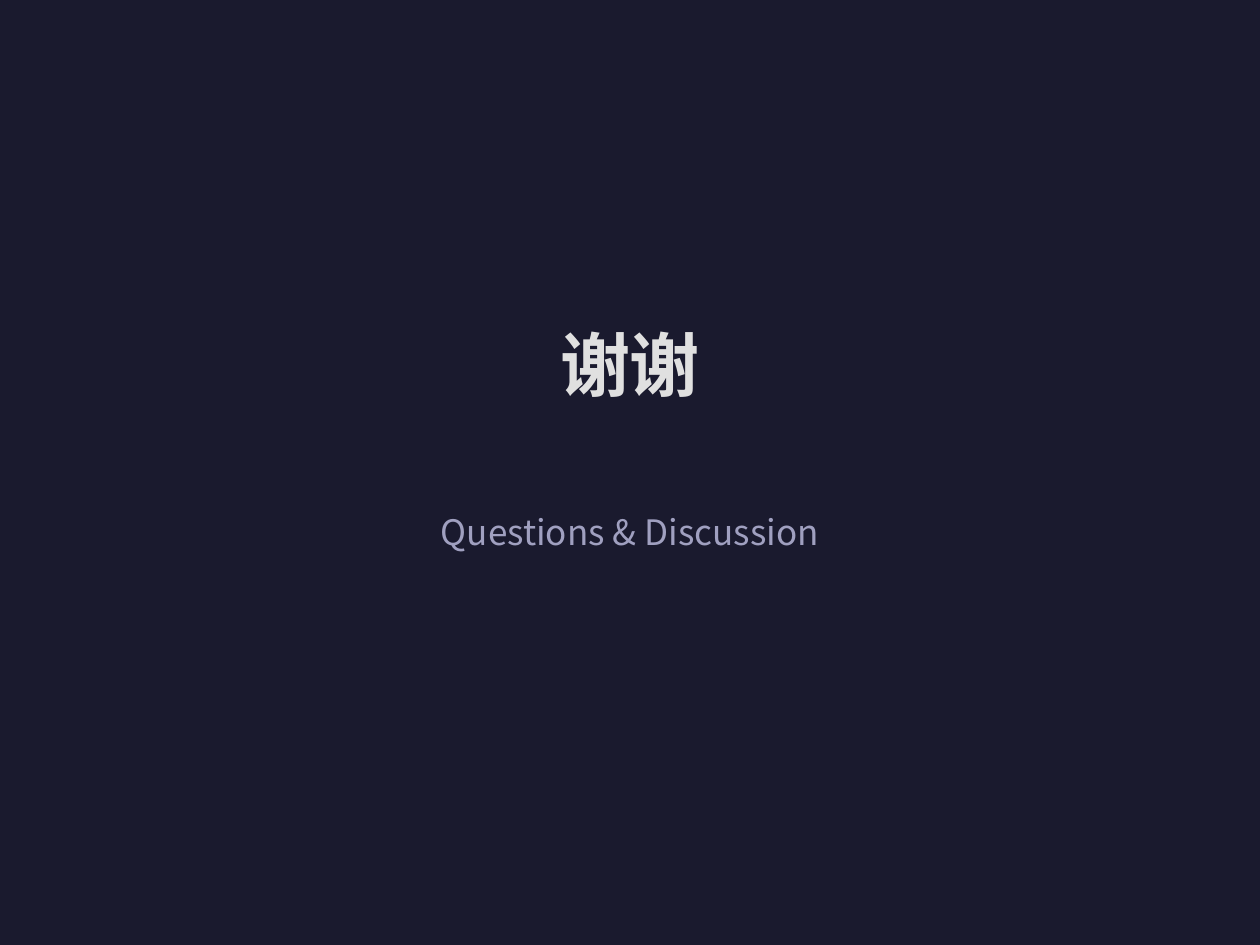
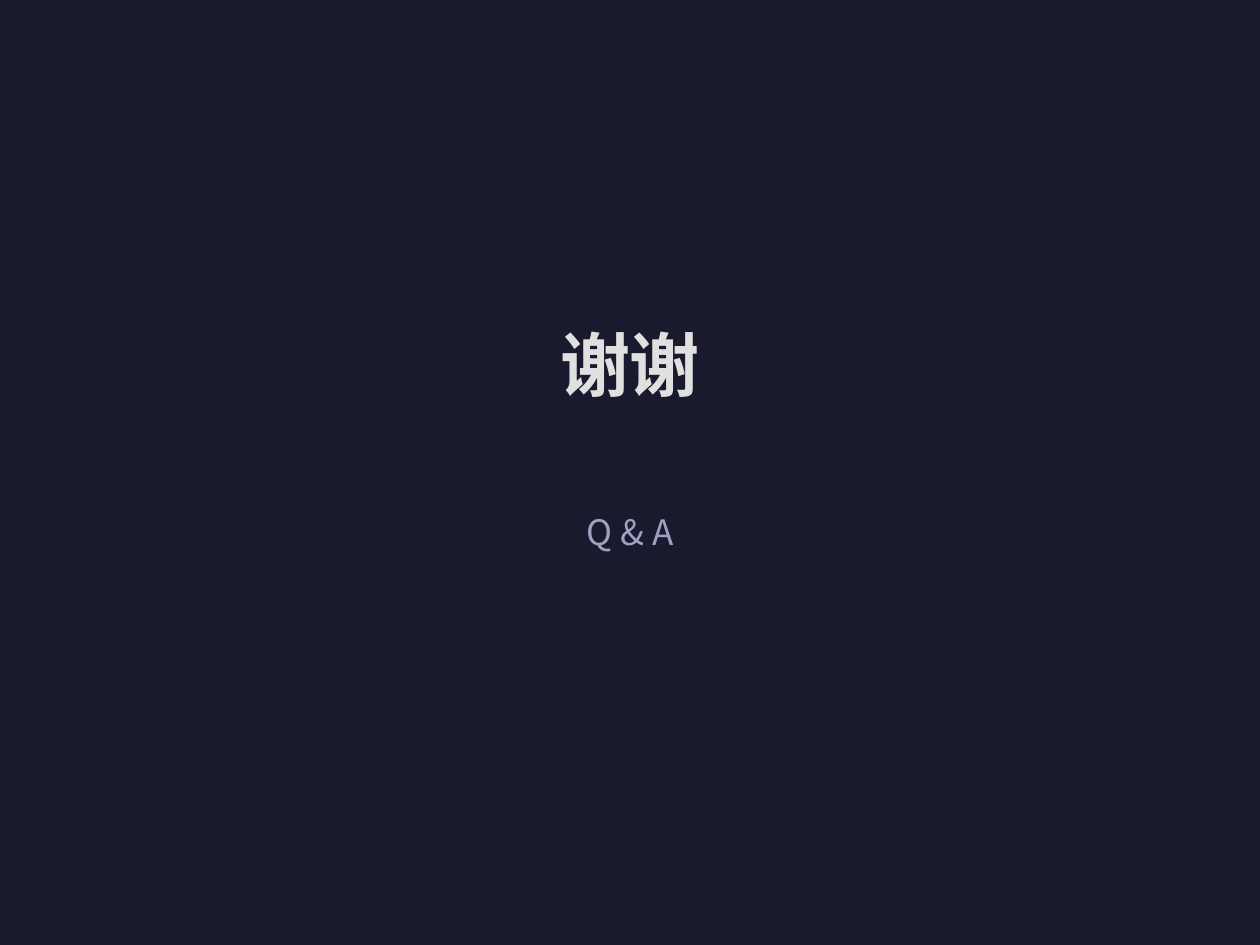
Before and after one commit to fire-emblem/gpu_model, a slide deck: slide 29 of docs/presentations/gpu_model_presentation.pptx (slide 40 before the commit). Drawn at 1260x945 pixels with LibreOffice and Linux fonts; fonts in the diff are those of the drawing. Boxes give left, top, right and bottom in pixels: in the first picture for what was removed or moved away, otherwise in the second. Text is boxed around its words. In the diff, an @@ line names an element or a change of style, - is before the commit and + after.

```diff
--- a/docs/presentations/gpu_model_presentation.pptx
+++ b/docs/presentations/gpu_model_presentation.pptx
@@ text at <box>586,519,673,552</box>: text changed @@
-Questions & Discussion
+Q & A
```
Also in this commit, not shown: 9 other slides changed, 19 slides added, 30 slides removed, 25 other files.
